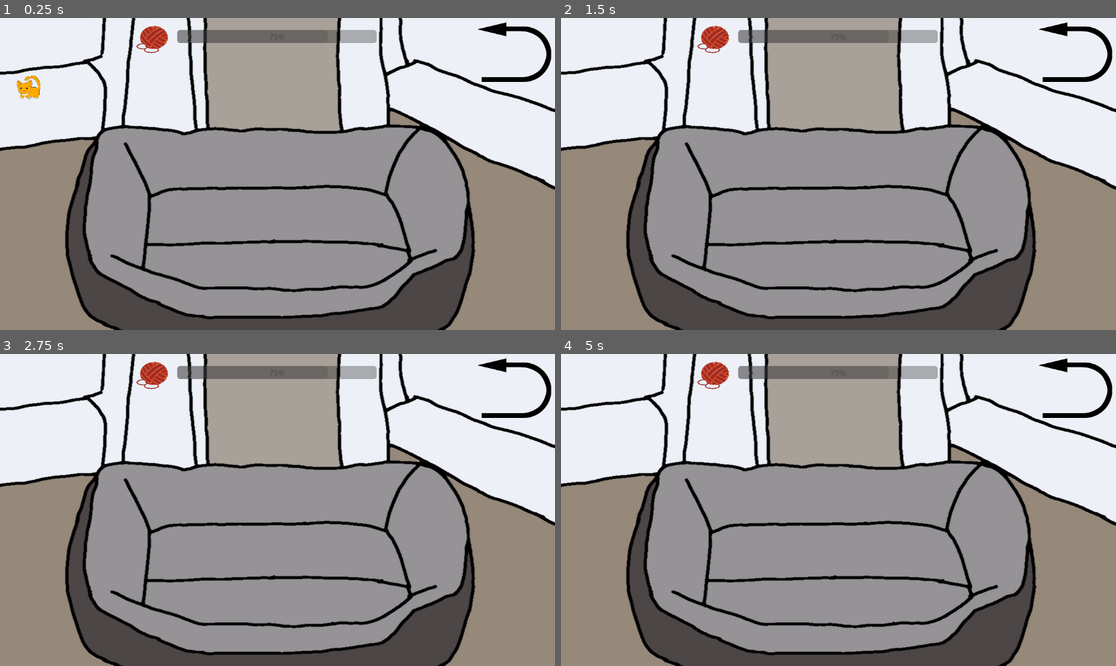
Above: before the commit, frames 1-4 (two rows, left to right).
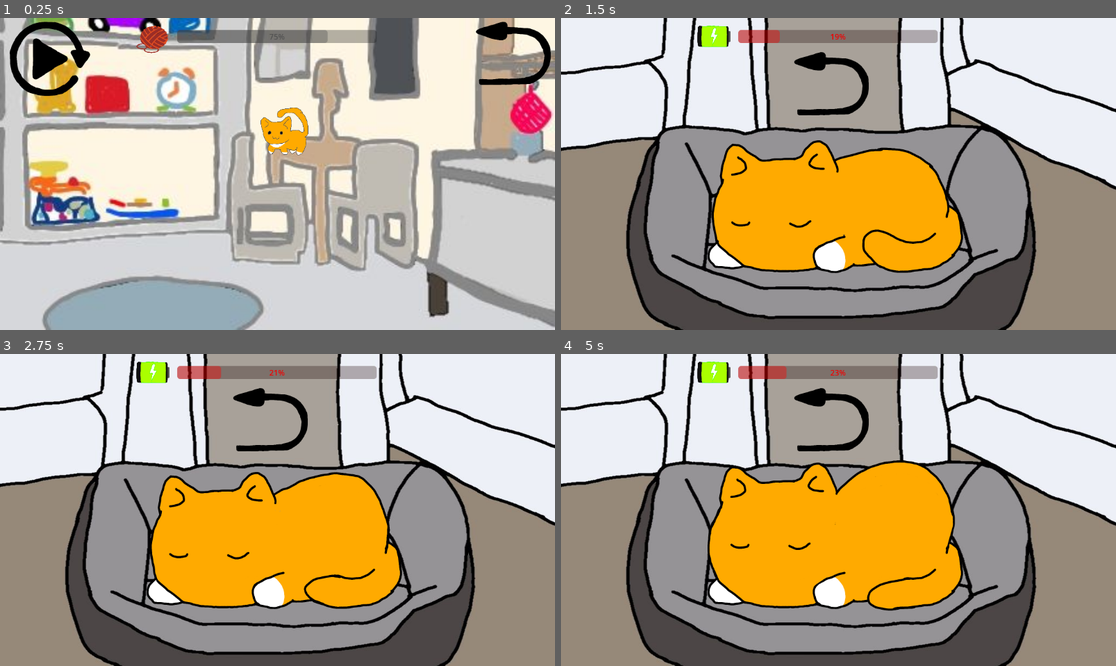
Above: after the commit, the same moments.

Repository: HipolitoThe3rd/Cat-Game
Game: Godot game, scene res://scenes/playroom.tscn
Two runs of this game, one before a commit and one after it. Both use one fixed random seed, a clock stepped at 60 frames per second and the inputs below. This scene is started directly instead of the project's main scene.
Inputs (mouse positions are in pixels of both pictures, inside the frame that each line leads up to):
- Up to frame 1 (0.25 s): no input
- Up to frame 2 (1.5 s): click (610, 58) at 0.52 s; tap Enter (ui_accept) at 1.25 s; move the mouse to (960, 158) at 1.27 s; hold Right (ui_right) from 1.28 s (still down); click (960, 158) at 1.35 s
- Up to frame 3 (2.75 s): tap Enter (ui_accept) at 1.52 s; release Right (ui_right) at 2 s; drag from (166, 525) to (249, 572) at 2.02 s
- Up to frame 4 (5 s): move the mouse to (894, 441) at 2.77 s; hold Left (ui_left) 2.78-3.5 s; click (894, 441) at 2.85 s; drag from (810, 572) to (672, 463) at 3.52 s; move the mouse to (1005, 556) at 4.27 s; hold Right (ui_right) from 4.28 s (still down); click (1005, 556) at 4.35 s; tap Enter (ui_accept) at 4.52 s

The runs differ from the first frame. In frame 1, 81% of the frame differs, in the area x 0-100%, y 0-100%; in frame 2, 18%; in frame 3, 19%; in frame 4, 21%.
Error after the commit: Cannot call method 'reload_current_scene' on a null value. (res://scripts/playroom.gd:46)

Commit message:
Playroom WIP

Diff:
--- a/scenes/playroom.tscn
+++ b/scenes/playroom.tscn
@@ -1,11 +1,14 @@
-[gd_scene load_steps=24 format=3 uid="uid://b4q1b13n6u3s7"]
+[gd_scene load_steps=28 format=3 uid="uid://b4q1b13n6u3s7"]
 
 [ext_resource type="Script" uid="uid://c8m6x6widpgdf" path="res://scripts/playroom.gd" id="1_lwduy"]
-[ext_resource type="Texture2D" uid="uid://bm4skrynnemsk" path="res://backgrounds/bedroom.jpg" id="2_0vtxf"]
+[ext_resource type="Texture2D" uid="uid://dw5w7ut45qtdi" path="res://backgrounds/playroom_alt_outline.jpg" id="2_lrjy8"]
 [ext_resource type="Texture2D" uid="uid://dbdv28odkdk47" path="res://sprites/mood_icons/fun.png" id="3_lrjy8"]
 [ext_resource type="Texture2D" uid="uid://cpf0xt4tjp8vg" path="res://sprites/ui/IconBack.png" id="4_4kfa6"]
+[ext_resource type="Texture2D" uid="uid://beyklh3y4hfbd" path="res://sprites/ui/IconReplay.png" id="4_ryj4h"]
+[ext_resource type="Texture2D" uid="uid://30iqvkdrd1j2" path="res://sprites/ui/IconReplayPressed.png" id="5_4kfa6"]
 [ext_resource type="Texture2D" uid="uid://chh237kv5fgim" path="res://sprites/ui/IconBackPressed.png" id="5_mpdoj"]
 [ext_resource type="Texture2D" uid="uid://dv7ykceyk2ka1" path="res://sprites/ui/IconBackHover.png" id="6_0nyju"]
+[ext_resource type="Texture2D" uid="uid://bc6trx5hg6hqj" path="res://sprites/ui/IconReplayHover.png" id="6_mpdoj"]
 [ext_resource type="AudioStream" uid="uid://bcffy88chhld8" path="res://sfx/shower_toggle.wav" id="7_poo7g"]
 [ext_resource type="AudioStream" uid="uid://b2wtehgiwvj5q" path="res://sfx/shower_run.wav" id="8_1itpy"]
 [ext_resource type="Texture2D" uid="uid://c8n2rqd4shrwl" path="res://sprites/ui/standby.jpg" id="9_r0hti"]
@@ -75,6 +78,8 @@
 &"walk": SubResource("Animation_4oyfp")
 }
 
+[sub_resource type="RectangleShape2D" id="RectangleShape2D_ryj4h"]
+
 [node name="Playroom" type="Node2D"]
 script = ExtResource("1_lwduy")
 
@@ -83,11 +88,10 @@
 anchors_preset = 4
 anchor_top = 0.5
 anchor_bottom = 0.5
-offset_top = -120.0
 offset_right = 1152.0
 offset_bottom = 648.0
 grow_vertical = 2
-texture = ExtResource("2_0vtxf")
+texture = ExtResource("2_lrjy8")
 
 [node name="UI" type="Control" parent="."]
 z_index = 5
@@ -112,12 +116,23 @@
 offset_right = 499.0
 offset_bottom = 36.0
 
+[node name="ReplayButton" type="TextureButton" parent="UI"]
+layout_mode = 1
+offset_left = -263.0
+offset_top = -8.0
+offset_right = 48.0
+offset_bottom = 255.0
+scale = Vector2(0.5, 0.5)
+texture_normal = ExtResource("4_ryj4h")
+texture_pressed = ExtResource("5_4kfa6")
+texture_hover = ExtResource("6_mpdoj")
+
 [node name="BackButton" type="TextureButton" parent="UI"]
 layout_mode = 1
-offset_left = 709.0
-offset_top = -7.0
-offset_right = 1014.0
-offset_bottom = 241.0
+offset_left = 705.0
+offset_top = -8.0
+offset_right = 1016.0
+offset_bottom = 255.0
 scale = Vector2(0.5, 0.5)
 texture_normal = ExtResource("4_4kfa6")
 texture_pressed = ExtResource("5_mpdoj")
@@ -142,7 +157,8 @@
 wait_time = 3.0
 
 [node name="Cat" type="CharacterBody2D" parent="."]
-position = Vector2(61, 115)
+position = Vector2(594, 205)
+scale = Vector2(2, 2)
 input_pickable = true
 script = ExtResource("10_lrjy8")
 
@@ -175,6 +191,17 @@
 [node name="Purr" type="AudioStreamPlayer" parent="Cat/SFX"]
 stream = ExtResource("18_1itpy")
 
+[node name="LevelDesign" type="Node2D" parent="."]
+
+[node name="StaticBody2D" type="StaticBody2D" parent="LevelDesign"]
+position = Vector2(534, 519)
+scale = Vector2(75, 1)
+
+[node name="CollisionShape2D" type="CollisionShape2D" parent="LevelDesign/StaticBody2D"]
+shape = SubResource("RectangleShape2D_ryj4h")
+
+[connection signal="button_down" from="UI/ReplayButton" to="." method="_on_back_button_button_down"]
+[connection signal="button_down" from="UI/ReplayButton" to="." method="_on_replay_button_button_down"]
 [connection signal="button_down" from="UI/BackButton" to="." method="_on_back_button_button_down"]
 [connection signal="timeout" from="SpawnTimer" to="." method="_on_spawn_timer_timeout"]
 [connection signal="mouse_entered" from="Cat" to="Cat" method="_on_mouse_entered"]
--- a/scripts/playroom.gd
+++ b/scripts/playroom.gd
@@ -42,5 +42,8 @@
 
 
 ## Signals
+func _on_replay_button_button_down() -> void:
+	get_tree().reload_current_scene()
+
 func _on_back_button_button_down() -> void:
 	get_tree().change_scene_to_file("res://scenes/hub.tscn")
Binary file added: backgrounds/playroom.jpg
Not shown, added: backgrounds/playroom.jpg.import
Binary file added: backgrounds/playroom_alt_outline.jpg
Not shown, added: backgrounds/playroom_alt_outline.jpg.import
Binary file changed: sprites/ui/IconBack.png
Binary file changed: sprites/ui/IconBackHover.png
Binary file changed: sprites/ui/IconBackPressed.png
Binary file added: sprites/ui/IconReplay.png
Not shown, added: sprites/ui/IconReplay.png.import
Binary file added: sprites/ui/IconReplayHover.png
Not shown, added: sprites/ui/IconReplayHover.png.import
Binary file added: sprites/ui/IconReplayPressed.png
(and 1 more such lines)
